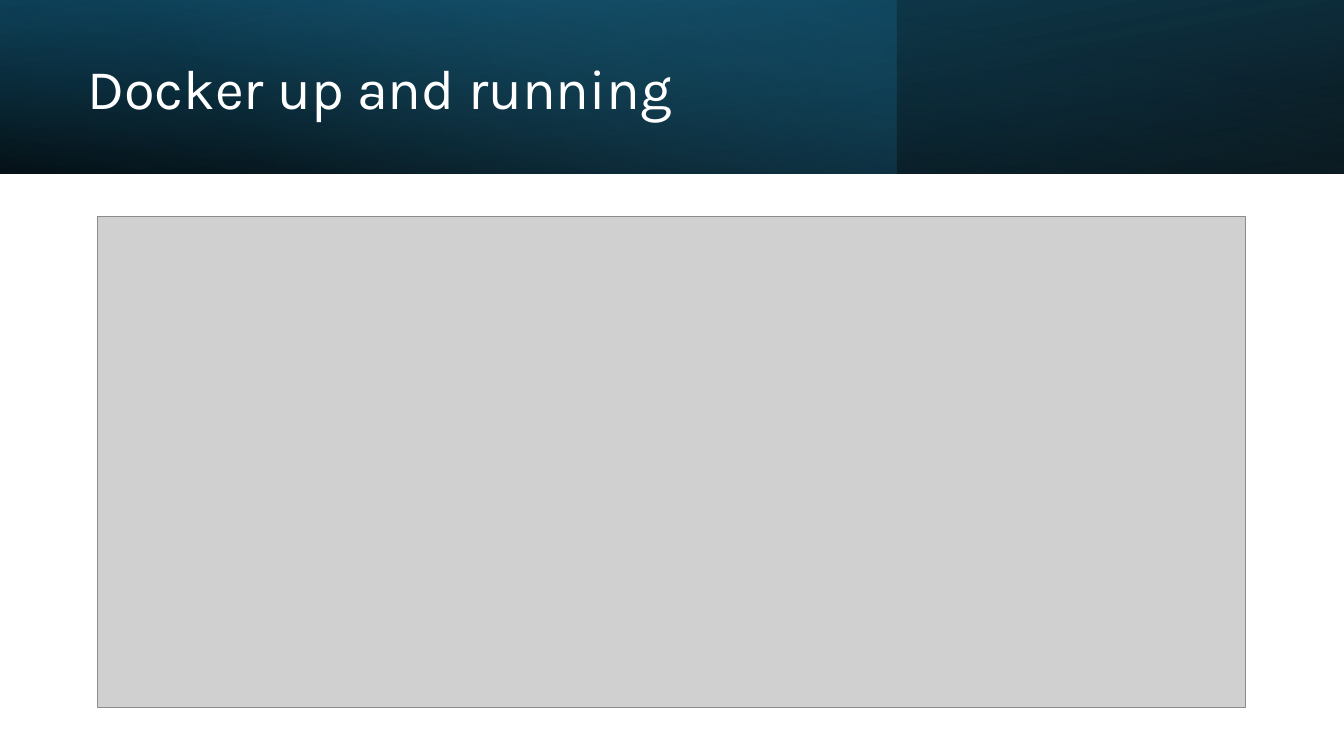
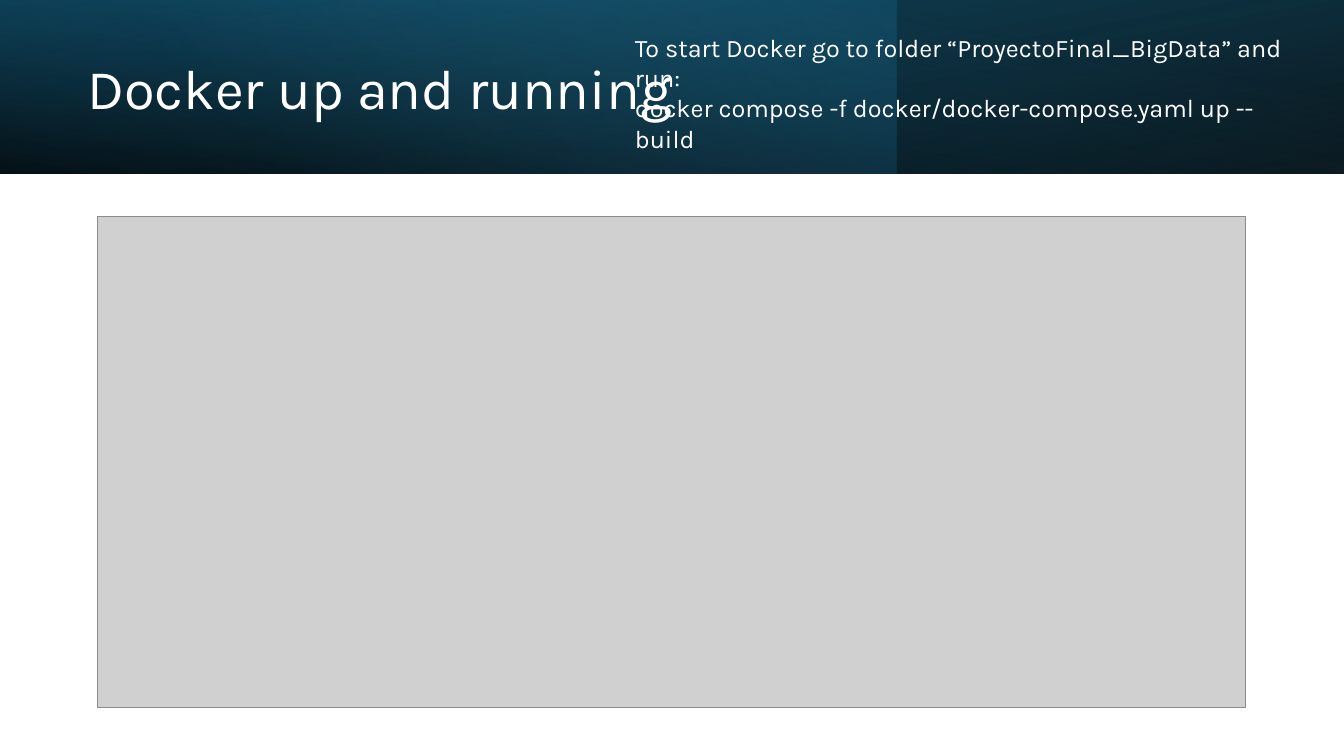
Before and after one commit to za250120548/ProyectoFinal_BigData, a slide deck: slide 5 of docs/EvidenceProjectoIntegradorFinal.pptx. Drawn at 1344x756 pixels with LibreOffice and Linux fonts; fonts in the diff are those of the drawing; grey boxes stand for pictures. Boxes give left, top, right and bottom in pixels: in the first picture for what was removed or moved away, otherwise in the second. Text is boxed around its words. In the diff, an @@ line names an element or a change of style, - is before the commit and + after.

```diff
--- a/docs/EvidenceProjectoIntegradorFinal.pptx
+++ b/docs/EvidenceProjectoIntegradorFinal.pptx
@@ text added at box(635, 39, 1281, 149), 18 pt, text #FFFFFF @@
+To start Docker go to folder “ProyectoFinal_BigData” and run:
+docker compose -f docker/docker-compose.yaml up --build
```
Also in this commit, not shown: 5 other slides changed, 1 slide added, 3 other files.
